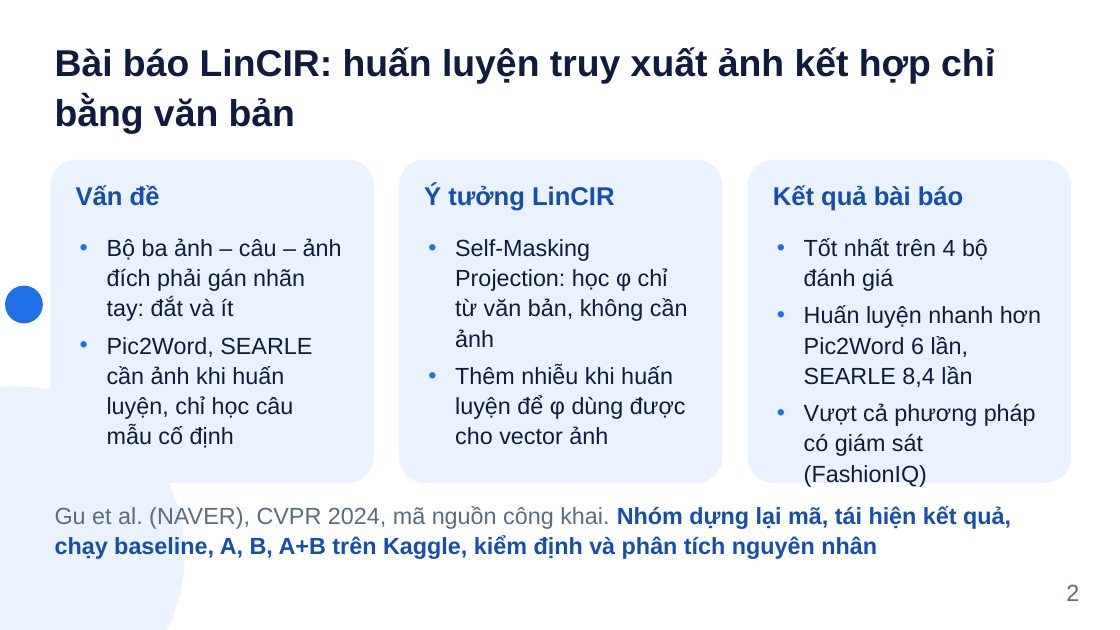
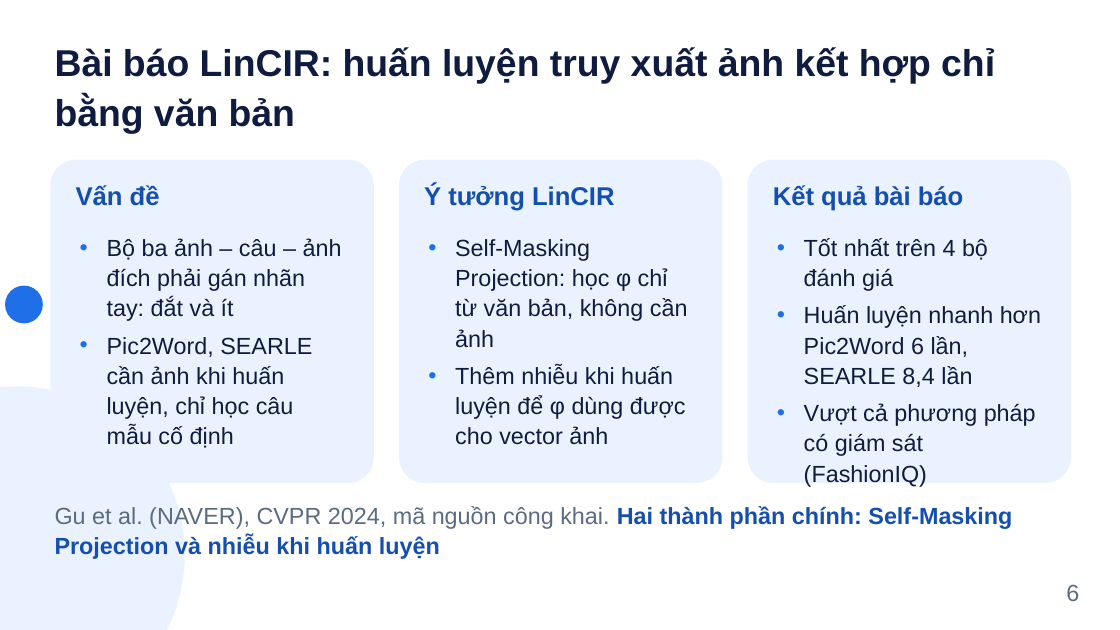
Before and after one commit to tamdv/btl-lincir, a slide deck: slide 6 of slides/Slides_Nhom8_LinCIR.pptx (slide 2 before the commit). Drawn at 1120x630 pixels with LibreOffice and Linux fonts; fonts in the diff are those of the drawing. Boxes give left, top, right and bottom in pixels: in the first picture for what was removed or moved away, otherwise in the second. Text is boxed around its words. In the diff, an @@ line names an element or a change of style, - is before the commit and + after.

```diff
--- a/slides/Slides_Nhom8_LinCIR.pptx
+++ b/slides/Slides_Nhom8_LinCIR.pptx
@@ text at [55,506,1012,559]: text changed @@
-Gu et al. (NAVER), CVPR 2024, mã nguồn công khai. Nhóm dựng lại mã, tái hiện kết quả, chạy baseline, A, B, A+B trên Kaggle, kiểm định và phân tích nguyên nhân
+Gu et al. (NAVER), CVPR 2024, mã nguồn công khai. Hai thành phần chính: Self-Masking Projection và nhiễu khi huấn luyện
@@ text at [1066,584,1079,601]: text changed @@
-2
+6
```
Also in this commit, not shown: 12 other slides changed, 3 slides added, 2 slides removed, 26 other files.
